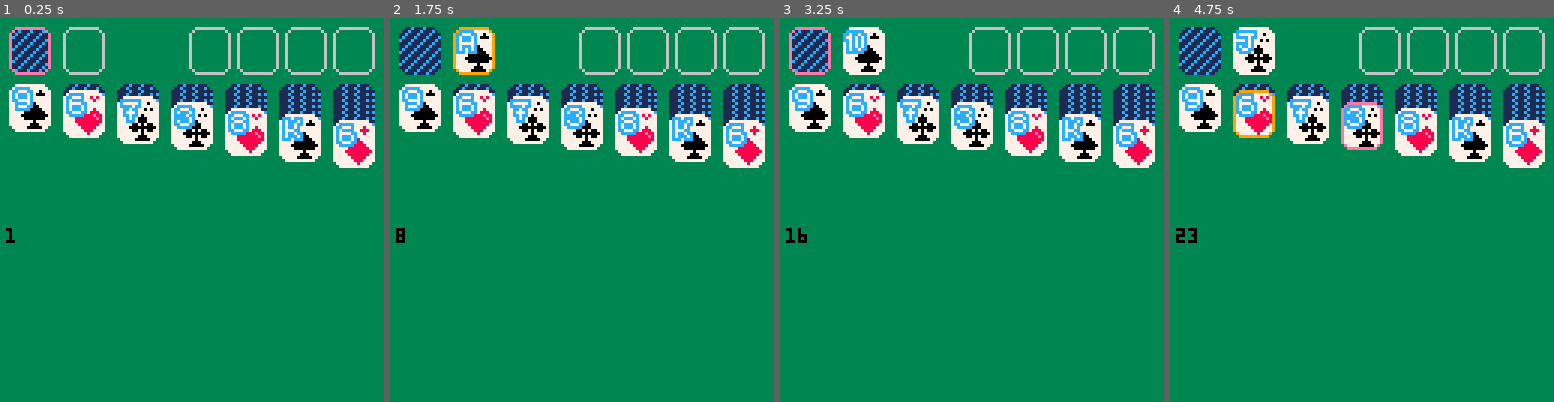
Above: before the commit, frames 1-4 (left to right).
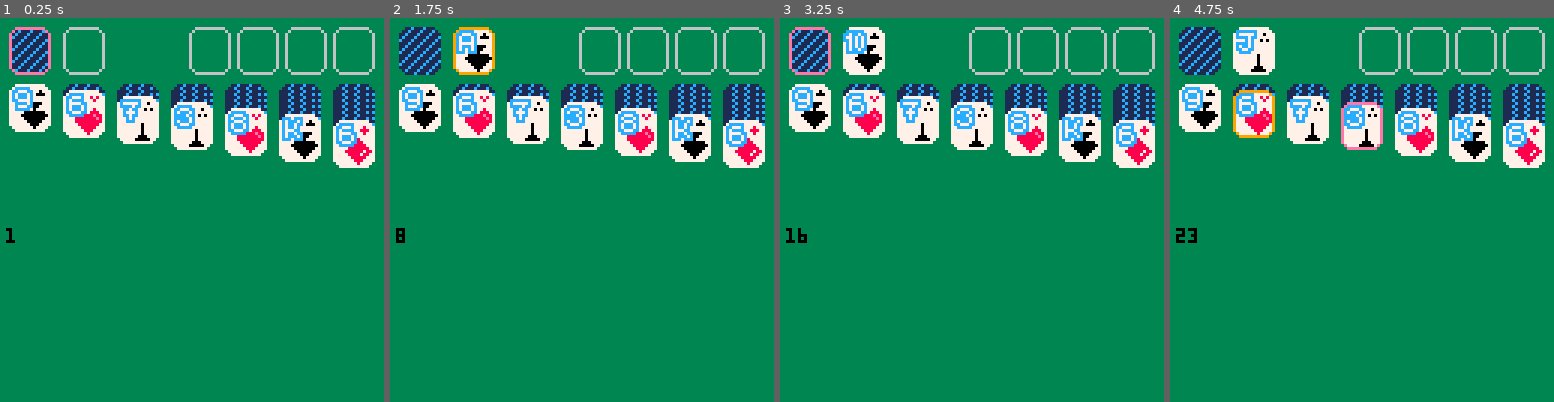
Above: after the commit, the same moments.

Repository: ReidLarson/Klondike
Game: PICO-8 cartridge klondike.p8
Two runs of this game, one before a commit and one after it. Both use one fixed random seed, a clock stepped at 60 frames per second and the inputs below.
Inputs:
- Up to frame 1 (0.25 s): no input
- Up to frame 2 (1.75 s): tap X (X key) at 0.33, 1.07 s; tap O (Z key) at 0.7, 1.7 s; hold Right from 1.6 s (still down)
- Up to frame 3 (3.25 s): tap X (X key) at 1.85, 2.97 s; release Right at 2.1 s; tap O (Z key) at 2.1, 2.5, 2.9 s; hold Up 2.15-2.42 s; hold Right 2.47-3.03 s; hold Left from 3.08 s (still down)
- Up to frame 4 (4.75 s): tap O (Z key) every 0.4 s from 3.3 to 4.5 s; release Left at 3.58 s; hold Down 3.63-3.97 s; hold Right 4.02-4.68 s; tap X (X key) at 4.08 s; hold Up from 4.73 s (still down)

The runs differ from the first frame. In frame 1, 0.4% of the frame differs, in the area x 7-96%, y 21-37%; in frame 2, 0.5%; in frame 3, 0.5%; in frame 4, 0.6%, in the area x 7-96%, y 7-37%.

Commit message:
Initial logic for animating card suits

Diff:
--- a/klondike.p8
+++ b/klondike.p8
@@ -280,7 +280,7 @@
   palt(15,true)
  end
 	if card.isfaceup then
-		local suitspr=64+2*(card.suit-1)
+		local suitspr=64+2*(card.suit-1)+(flr(time()*8)%4)*32
 		--(flr(tick/2*8))
 
 	 --card background
